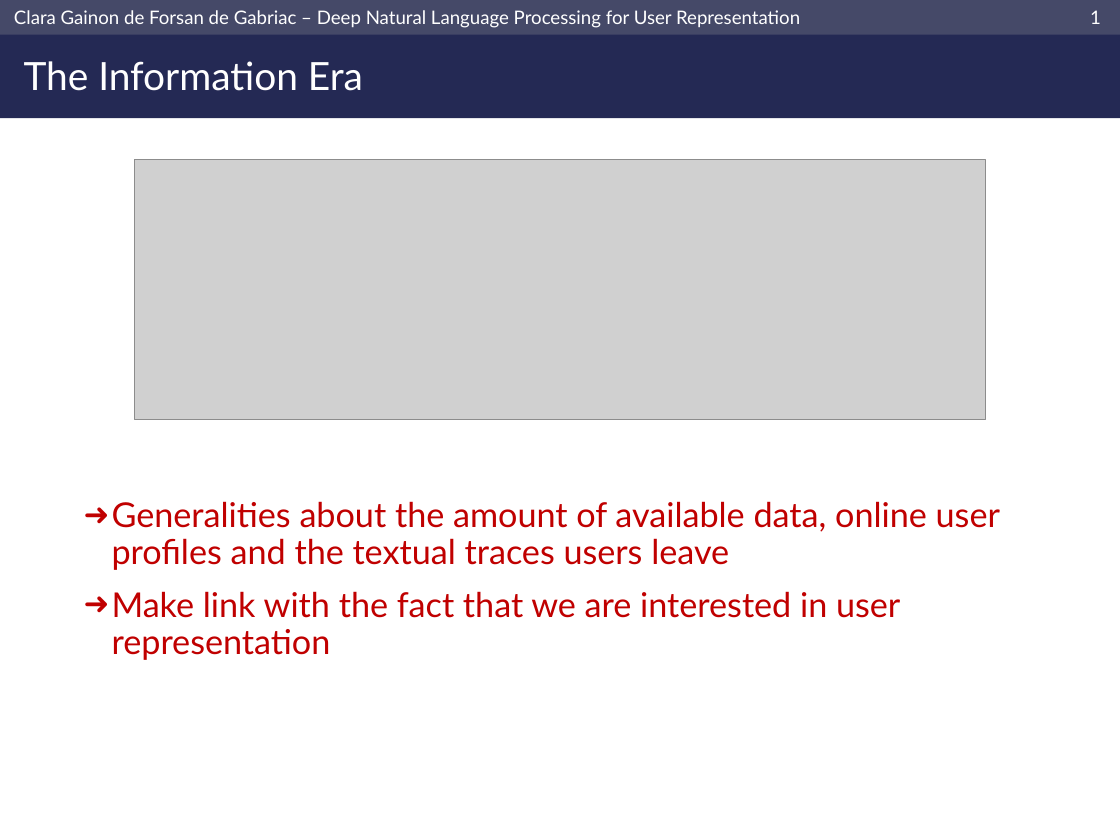
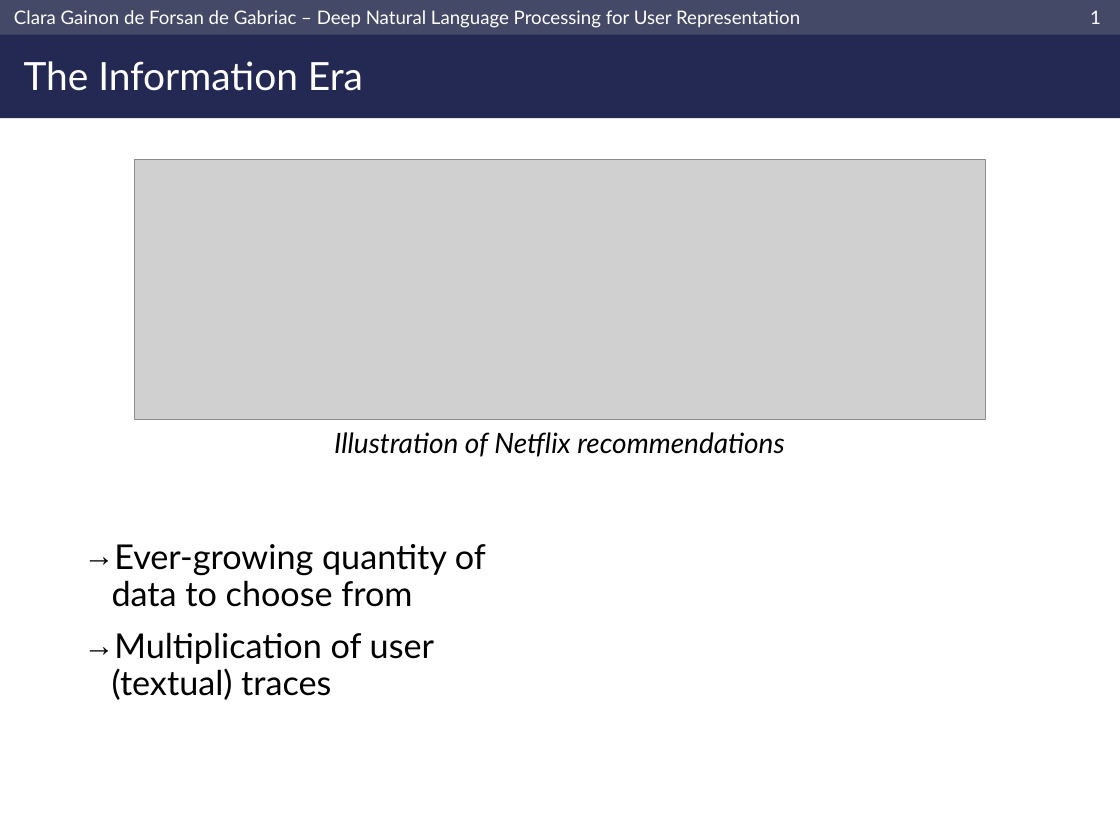
Before and after one commit to clara-gdef/defense, a slide deck: slide 2 of defense.pptx. Drawn at 1120x840 pixels with LibreOffice and Linux fonts; fonts in the diff are those of the drawing; grey boxes stand for pictures; background and template pictures are left out. Boxes give left, top, right and bottom in pixels: in the first picture for what was removed or moved away, otherwise in the second. Text is boxed around its words. In the diff, an @@ line names an element or a change of style, - is before the commit and + after.

Commit message:
wip

```diff
--- a/defense.pptx
+++ b/defense.pptx
@@ text added at bbox=[334, 432, 784, 457], 18 pt, text #000000, italic @@
+Illustration of Netflix recommendations
@@ text removed at bbox=[112, 501, 1000, 660] @@
-➜ Generalities about the amount of available data, online user profiles and the textual traces users leave
-➜ Make link with the fact that we are interested in user representation
@@ text added at bbox=[112, 544, 486, 700], 22 pt, text #000000 @@
+→ Ever-growing quantity of data to choose from
+→ Multiplication of user (textual) traces
```
Also in this commit, not shown: 26 other slides changed, 11 slides added, 4 slides removed.
